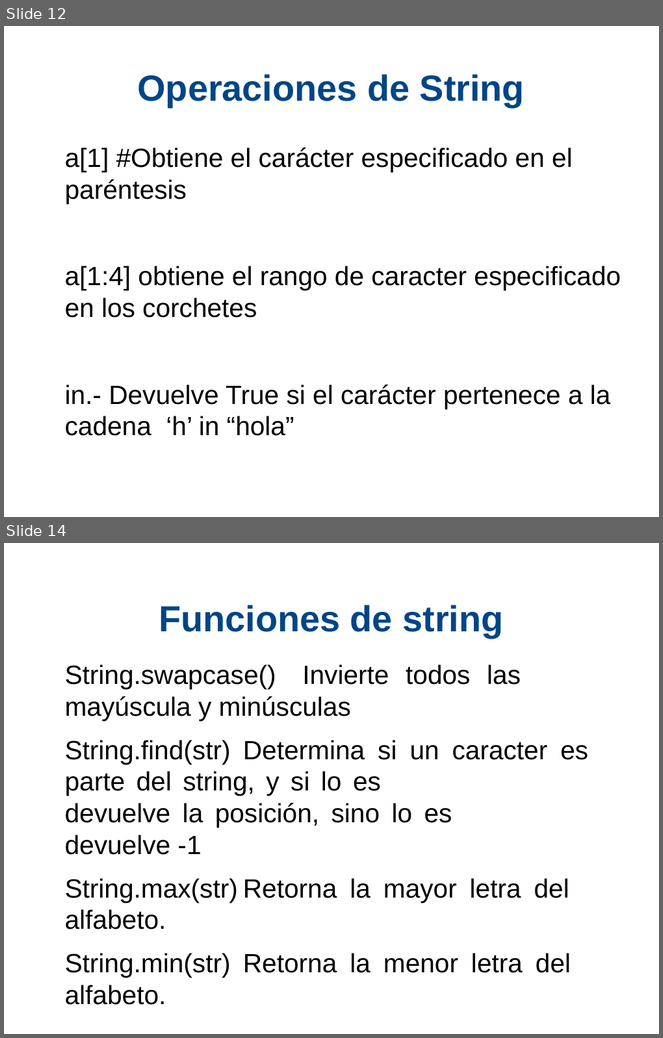
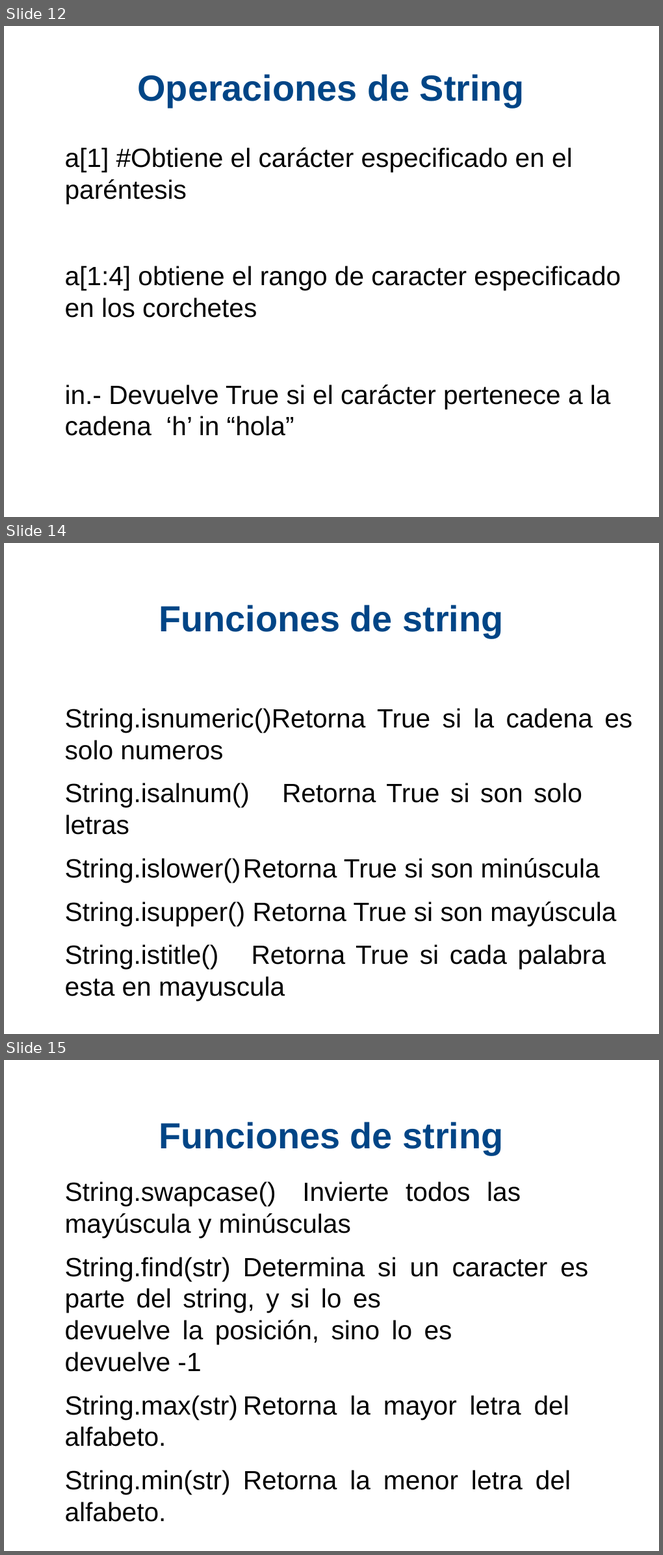
Before and after one commit to xDavidPM/Taller-Python, a slide deck: Python diapositiva.odp. Shown one above the other, each under a label of ours: slides 12 and 14 before the commit, slides 12, 14 and 15 after it; the slides between them are not shown. The pictures are 663x1038 and 663x1555 pixels, drawn with LibreOffice and Linux fonts; fonts in the diff are those of the drawing; background and template pictures are left out. Boxes give left, top, right and bottom in pixels: in the first picture for what was removed or moved away, otherwise in the second. Text is boxed around its words. In the diff, an @@ line names an element or a change of style, - is before the commit and + after.

```diff
--- a/Python diapositiva.odp
+++ b/Python diapositiva.odp
@@ slide 14 added at [4,543,659,1034], background #FFFFFF @@
@@ title added at [159,605,503,638], 44 pt, text #004586, bold @@
+Funciones de string
@@ text added at [65,708,633,969], 32 pt, text #000000 @@
+String.isnumeric()Retorna True si la cadena es solo numeros
+String.isalnum() Retorna True si son solo letras
+String.islower() Retorna True si son minúscula
+String.isupper() Retorna True si son mayúscula
+String.istitle() Retorna True si cada palabra esta en mayuscula
@@ what was slide 14 is now slide 15 @@
```
Also in this commit, not shown: 3 slides changed, 10 other slides added, 3 other files.
